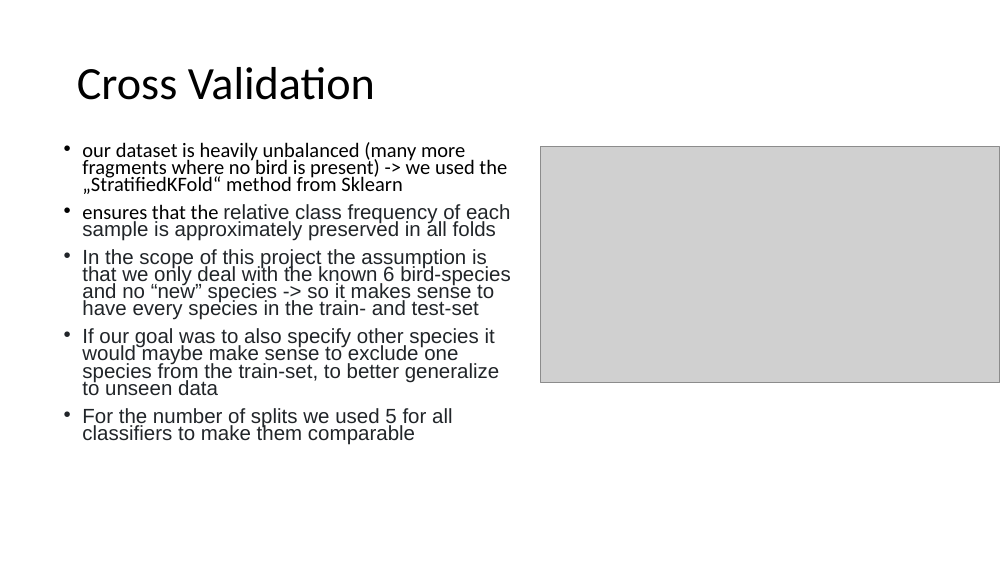
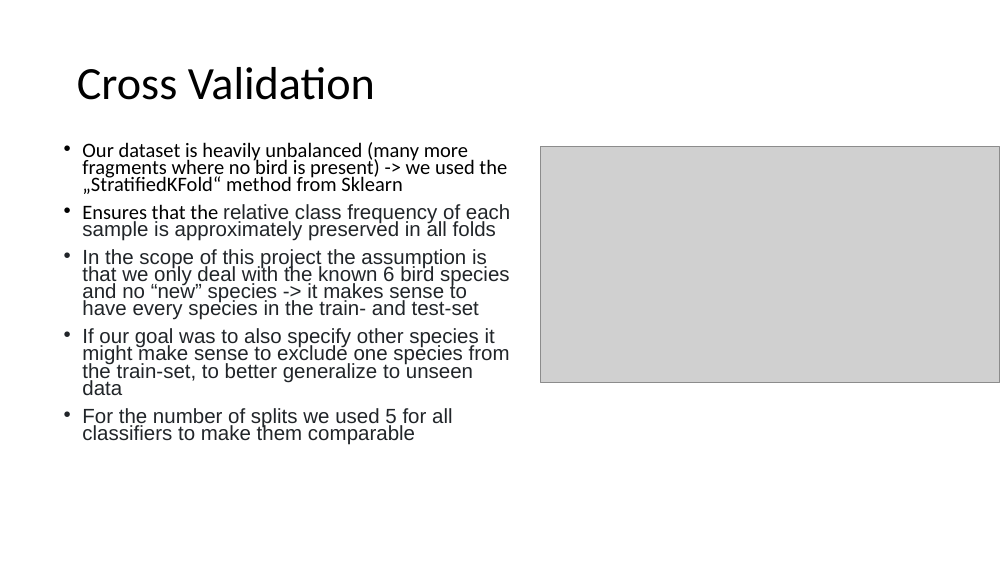
Before and after one commit to sandroassek/SS23_UE_MLPC, a slide deck: slide 2 of Task_3_1.pptx. Drawn at 1008x567 pixels with LibreOffice and Linux fonts; fonts in the diff are those of the drawing; grey boxes stand for pictures. Boxes give left, top, right and bottom in pixels: in the first picture for what was removed or moved away, otherwise in the second. Text is boxed around its words. In the diff, an @@ line names an element or a change of style, - is before the commit and + after.

```diff
--- a/Task_3_1.pptx
+++ b/Task_3_1.pptx
@@ text at (82, 142, 510, 395): text changed @@
-• our dataset is heavily unbalanced (many more fragments where no bird is present) -> we used the „StratifiedKFold“ method from Sklearn
-• ensures that the relative class frequency of each sample is approximately preserved in all folds
-• In the scope of this project the assumption is that we only deal with the known 6 bird-species and no “new” species -> so it makes sense to have every species in the train- and test-set
-• If our goal was to also specify other species it would maybe make sense to exclude one species from the train-set, to better generalize to unseen data
+• Our dataset is heavily unbalanced (many more fragments where no bird is present) -> we used the „StratifiedKFold“ method from Sklearn
+• Ensures that the relative class frequency of each sample is approximately preserved in all folds
+• In the scope of this project the assumption is that we only deal with the known 6 bird species and no “new” species -> it makes sense to have every species in the train- and test-set
+• If our goal was to also specify other species it might make sense to exclude one species from the train-set, to better generalize to unseen data
```
Also in this commit, not shown: 6 other slides changed.
